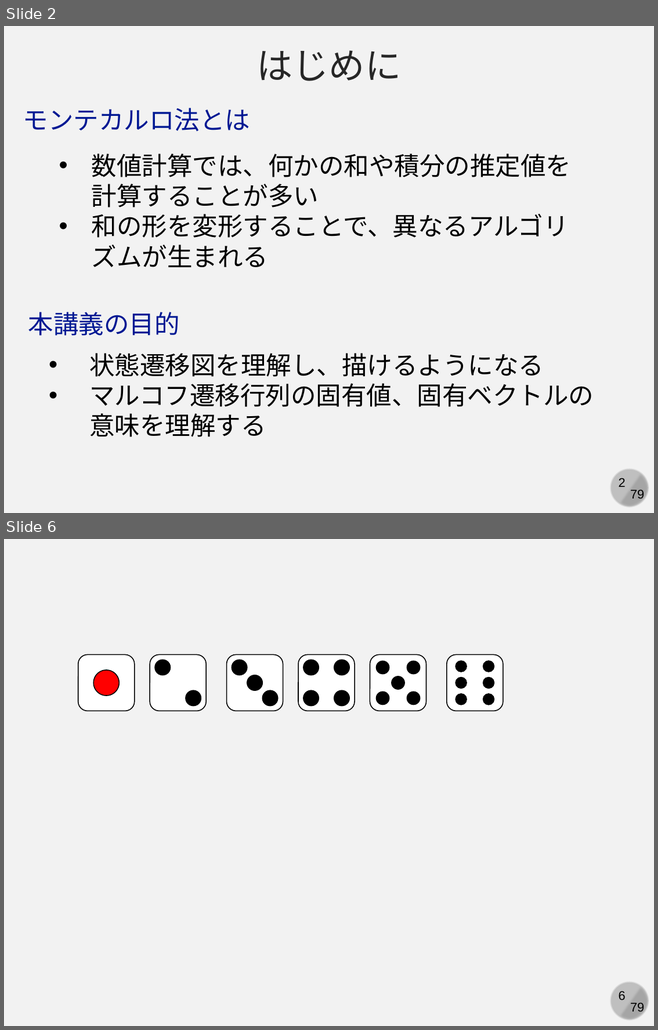
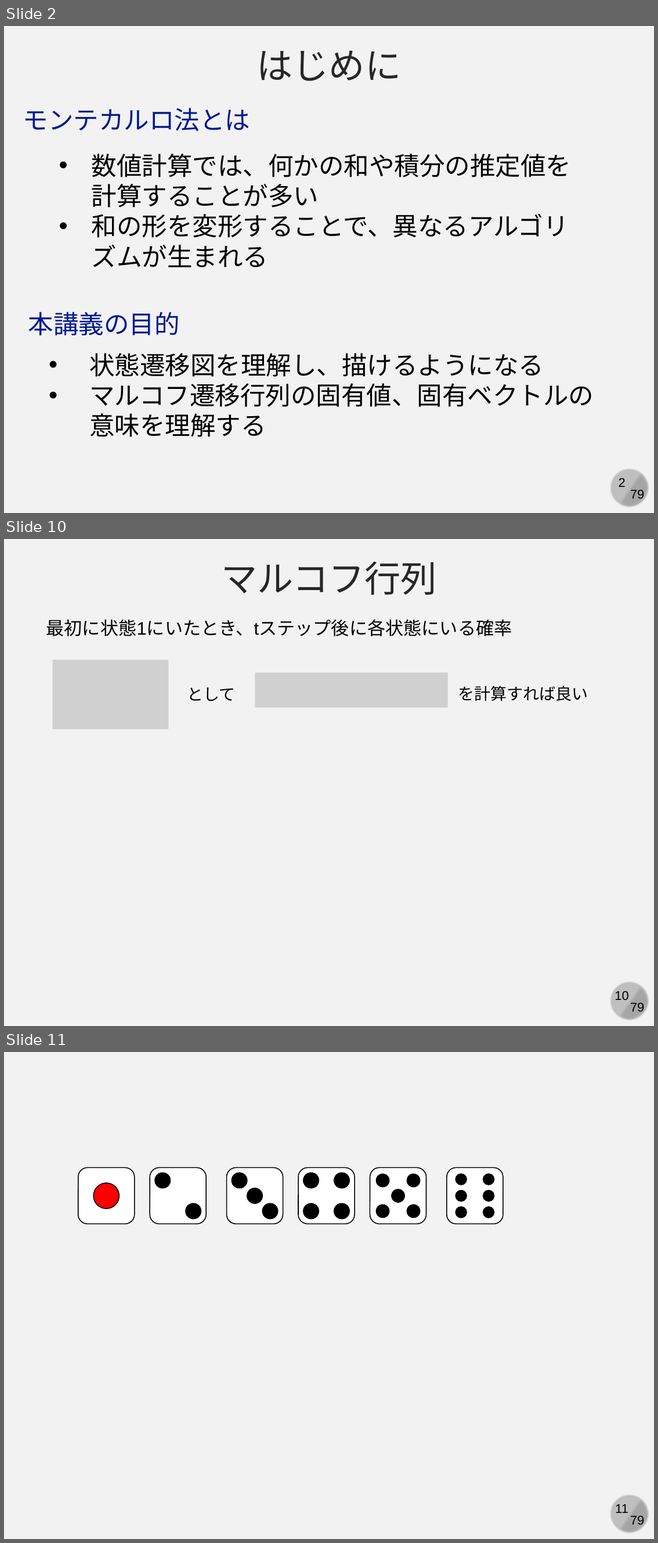
Before and after one commit to kaityo256/simulation_engineering, a slide deck: markov_chain/markov.pptx. Shown one above the other, each under a label of ours: slides 2 and 6 before the commit, slides 2, 10 and 11 after it; the slides between them are not shown. The pictures are 658x1030 and 658x1543 pixels, drawn with LibreOffice and Linux fonts; fonts in the diff are those of the drawing; grey boxes stand for pictures. Boxes give left, top, right and bottom in pixels: in the first picture for what was removed or moved away, otherwise in the second. Text is boxed around its words. In the diff, an @@ line names an element or a change of style, - is before the commit and + after.

```diff
--- a/markov_chain/markov.pptx
+++ b/markov_chain/markov.pptx
@@ slide 10 added at <box>4,539,654,1026</box>, background #F2F2F2; not listed: 4 template elements that a slide beside it also shows @@
@@ text added at <box>221,562,437,595</box>, 40 pt, text #262626 @@
+マルコフ行列
@@ text added at <box>46,619,512,636</box>, 20 pt, text #000000 @@
+最初に状態1にいたとき、tステップ後に各状態にいる確率
@@ picture added at <box>53,660,168,729</box> @@
@@ picture added at <box>255,673,448,708</box> @@
@@ text added at <box>187,687,235,701</box>, 18 pt, text #000000 @@
+として
@@ text added at <box>458,686,588,701</box>, 18 pt, text #000000 @@
+を計算すれば良い
@@ what was slide 6 is now slide 11 @@
@@ page number at <box>615,1504,628,1513</box>: text changed @@
-6
+11
```
Also in this commit, not shown: 3 slides changed, 4 other slides added.
